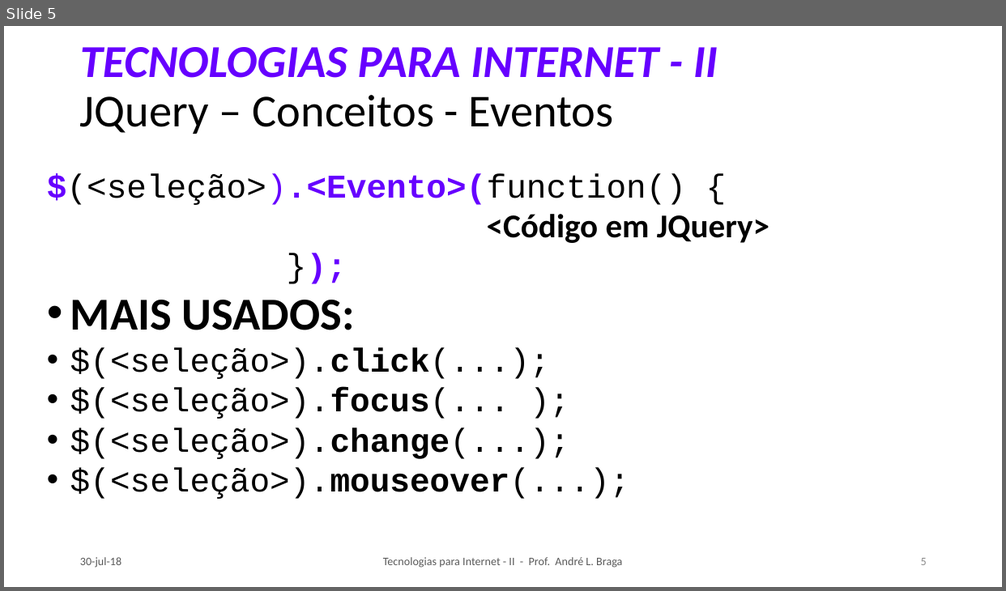
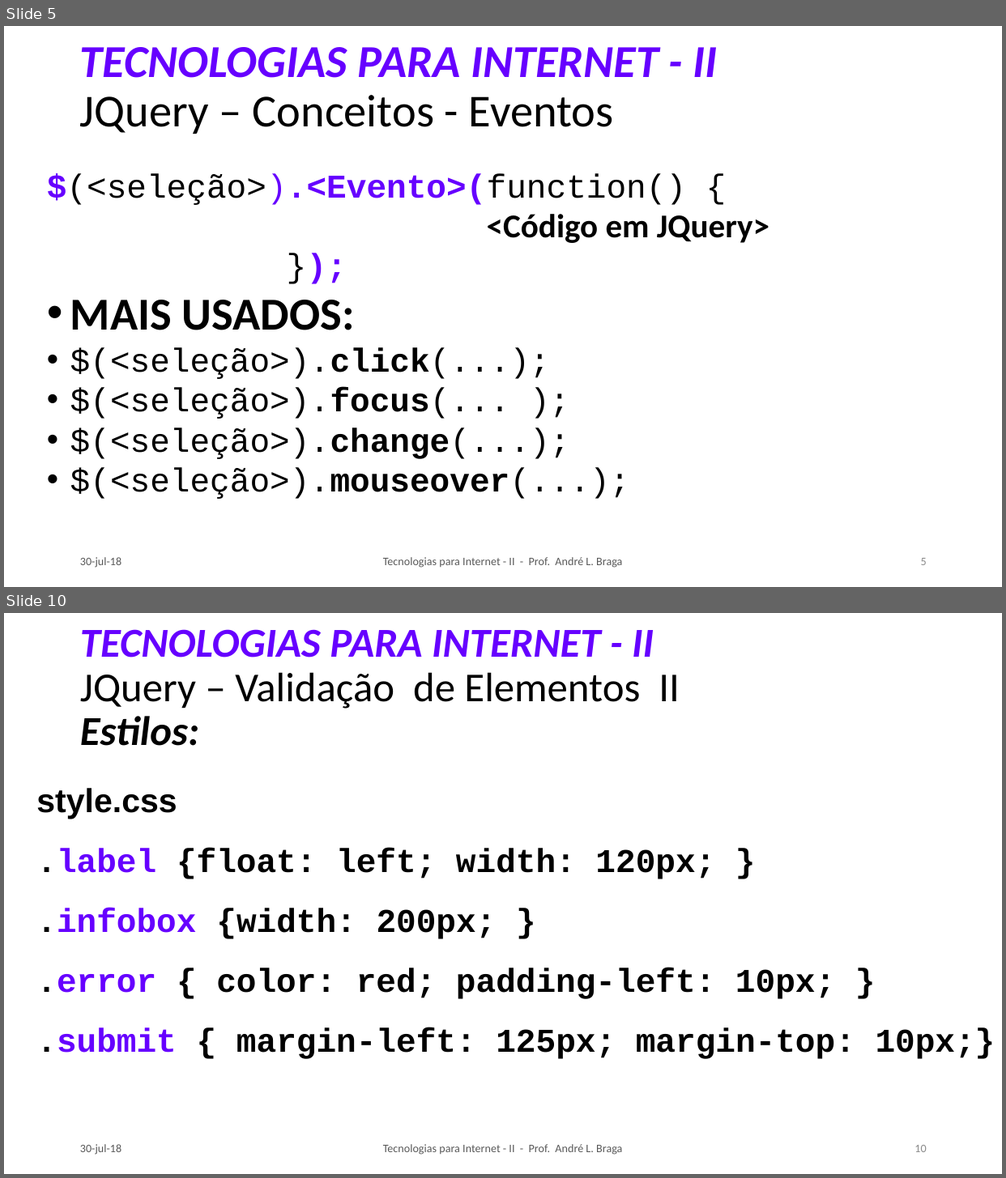
Before and after one commit to LeoCaronezi/CURSOS, a slide deck: TECNOLOGIAS PARA INTERNET II/SLIDES/TI-2_Aula_03.pptx. Shown one above the other, each under a label of ours: slide 5 before the commit, slides 5 and 10 after it; the slides between them are not shown. The pictures are 1006x591 and 1006x1178 pixels, drawn with LibreOffice and Linux fonts; fonts in the diff are those of the drawing. Boxes give left, top, right and bottom in pixels: in the first picture for what was removed or moved away, otherwise in the second. Text is boxed around its words. In the diff, an @@ line names an element or a change of style, - is before the commit and + after.

```diff
--- a/TECNOLOGIAS PARA INTERNET II/SLIDES/TI-2_Aula_03.pptx
+++ b/TECNOLOGIAS PARA INTERNET II/SLIDES/TI-2_Aula_03.pptx
@@ slide 10 added at box(4, 613, 1002, 1174), background #FFFFFF @@
@@ title added at box(80, 629, 680, 746), 39.6 pt, text #000000, bold, italic @@
+TECNOLOGIAS PARA INTERNET - II
+JQuery – Validação de Elementos II
+Estilos:
@@ text added at box(36, 788, 995, 1059), 32 pt, text #000000, bold @@
+style.css
+.label {float: left; width: 120px; }
+.infobox {width: 200px; }
+.error { color: red; padding-left: 10px; }
+.submit { margin-left: 125px; margin-top: 10px;}
@@ text added at box(80, 1144, 121, 1155), 11 pt, text #595959 @@
+30-jul-18
@@ text added at box(383, 1144, 622, 1155), 11 pt, text #595959 @@
+Tecnologias para Internet - II - Prof. André L. Braga
@@ page number added at box(914, 1145, 926, 1152), 11 pt, text #8C8C8C @@
+10
```
Also in this commit, not shown: 2 slides changed, 5 other slides added, 2 other files.
